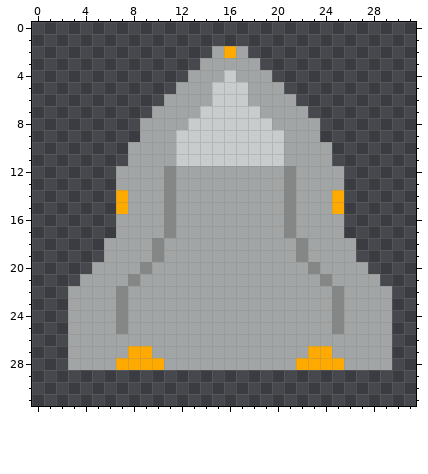
Pixel-art sprite, stored at Space Gun Man/Space Gun Man/Space Gun ManContent/Alus.png. That is the earlier state.
The file is 32x32 pixels.
After the commit:
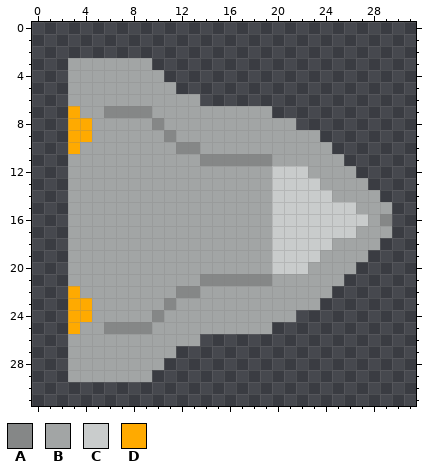
Palette (. is transparent): A #858787  B #a2a5a5  C #c9cccc  D #ffaa00
Diff:
Changed rows in their new state; - is an unchanged pixel.
first column x 3:
 2 ------------...------------
 3 BBBBBBB----.....-----------
 4 BBBBBBBB--.......----------
 5 BBBBBBBBB.........---------
 6 BBBBBBBB---........--------
 7 DBBAAAA----BBBBB-...-------
 8 DDBBBB-A--BBBBBBB--..------
 9 DDBBBB--ABBBBBBBBB---------
10 DBBBB----AABBBBBBB---------
11 BBBBB----BBAAAAAAB----B----
12 BBBB----B--------CCC---B---
13 BBBB----B--------CCCC--BB--
14 BBBBB---B--------CCCCCBBBB-
15 BBBBB---B--------CCCCCCCBBB
16 BBBB----B--------CCCCCCCCBA
17 BBBB----B--------CCCCCCCBBB
18 BBB----B---------CCCCC--BB-
19 BBB----B---------CCCC---B--
20 BB----B----------CCCB---.--
21 B----B-----AAAAAA----B-...-
22 D---B----AA-----------.....
23 DD--B---A------------......
24 DD--B--A-----------........
25 D--A-AA----------..........
26 -----------................
27 -----BB--..................
28 ----BBBB...................
29 BBBBBBB--------------------
